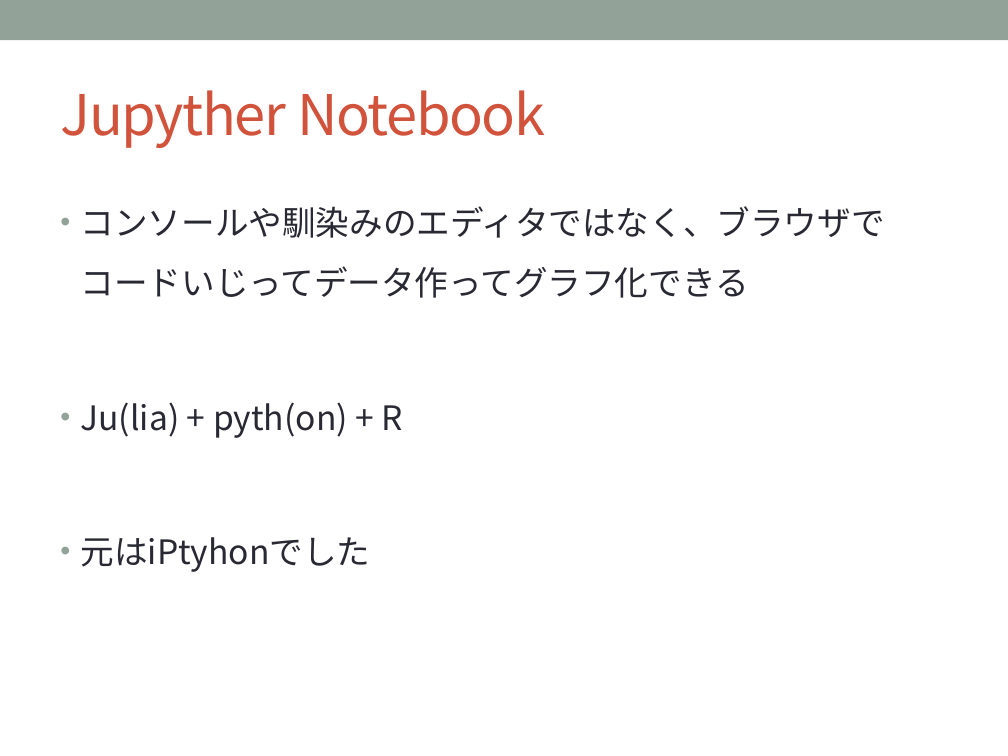
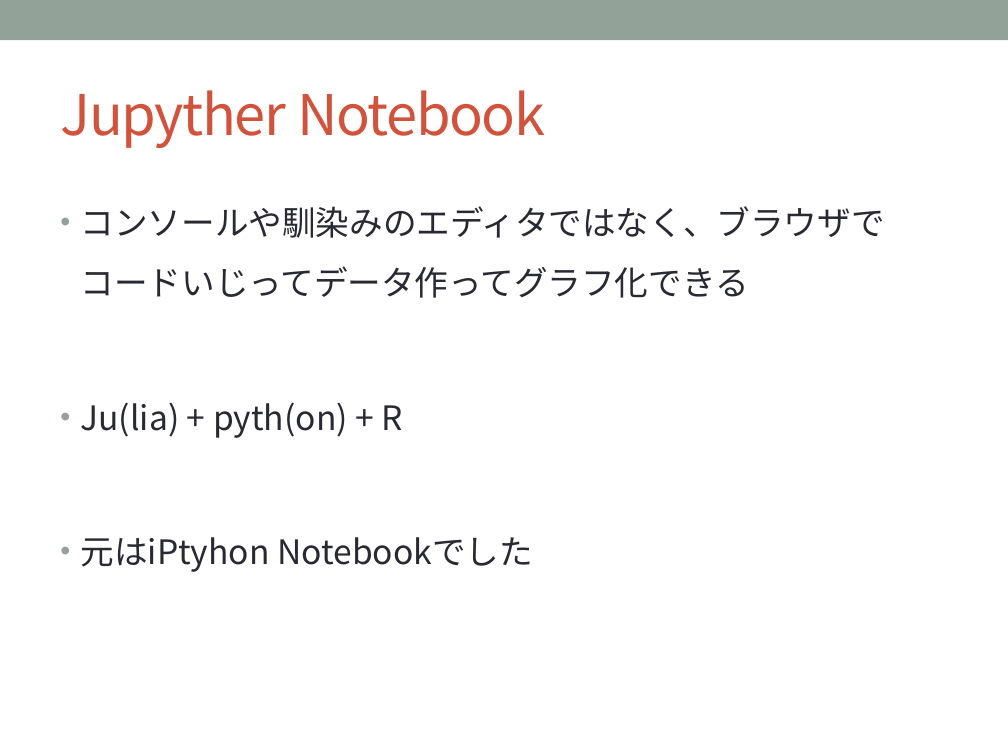
Before and after one commit to sakapun/nds51, a slide deck: slide 10 of 入門系の本を一冊も読まず.pptx. Drawn at 1008x756 pixels with LibreOffice and Linux fonts; fonts in the diff are those of the drawing. Boxes give left, top, right and bottom in pixels: in the first picture for what was removed or moved away, otherwise in the second. Text is boxed around its words. In the diff, an @@ line names an element or a change of style, - is before the commit and + after.

```diff
--- a/入門系の本を一冊も読まず.pptx
+++ b/入門系の本を一冊も読まず.pptx
@@ text at (x1=81, y1=537, x2=533, y2=572): text changed @@
-• 元はiPtyhonでした
+• 元はiPtyhon Notebookでした
```
Also in this commit, not shown: 6 other slides changed, 7 slides added, 1 other file.
